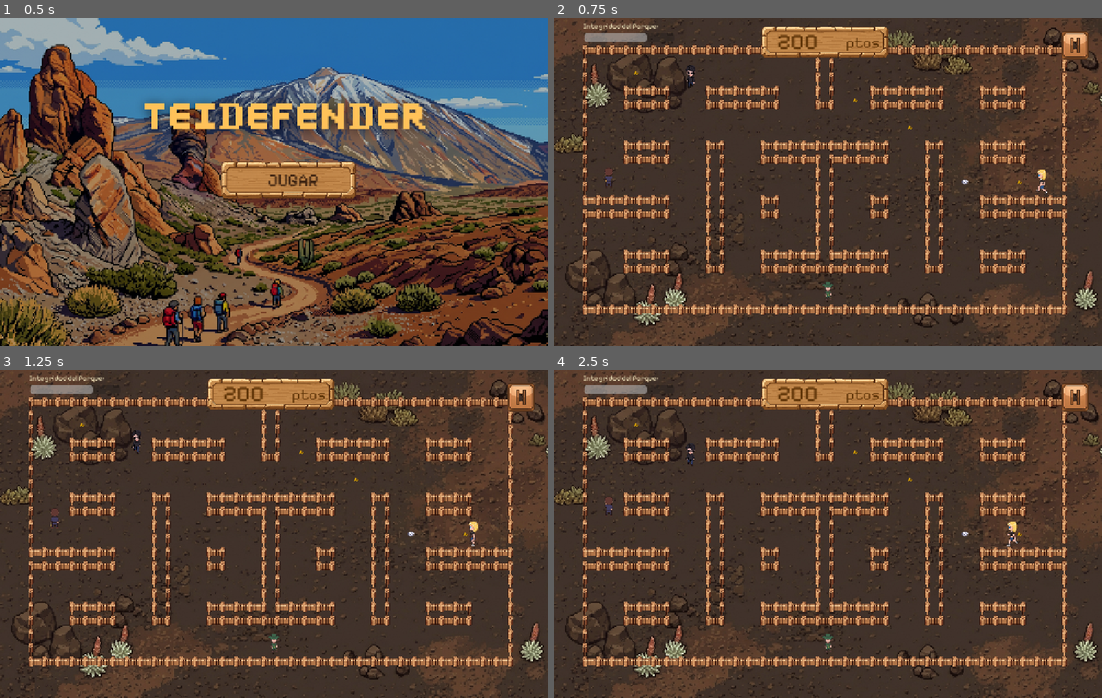
Above: before the commit, frames 1-4 (two rows, left to right).
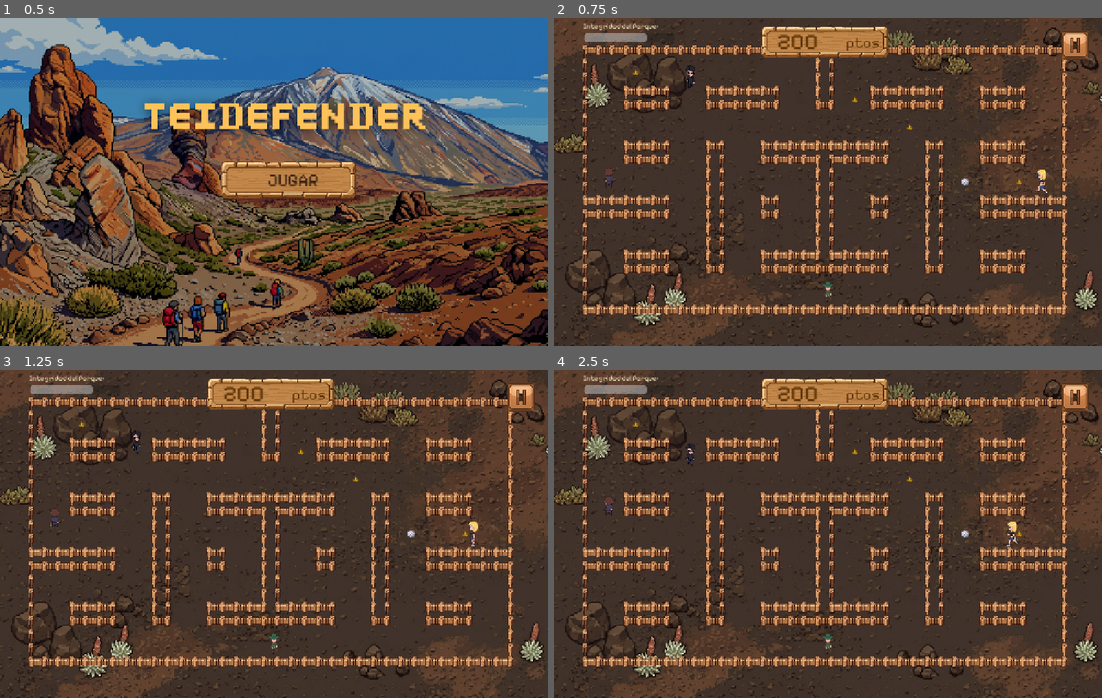
Above: after the commit, the same moments.

Repository: kiaramaldonado/teidefender
Game: Godot game, scene res://escenas/MenuPrincipal.tscn
Two runs of this game, one before a commit and one after it. Both use one fixed random seed, a clock stepped at 60 frames per second and the inputs below. Sound files missing from this copy of the repository are replaced by a short silence.
Inputs (mouse positions are in pixels of both pictures, inside the frame that each line leads up to):
- Up to frame 1 (0.5 s): no input
- Up to frame 2 (0.75 s): click "JUGAR" at 0.5 s
- Up to frame 3 (1.25 s): no input
- Up to frame 4 (2.5 s): click (1074, 396) at 1.25 s; click "REANUDAR" at 2 s

Frame 1 is identical in both runs. In frame 2, less than 0.1% of the frame differs, in the area x 14-86%, y 15-52%; in frame 3, less than 0.1%; in frame 4, less than 0.1%.

Commit message:
feat(items): scale up trash, violets and barraquitos for better visibility

Diff:
--- a/escenas/Basura.tscn
+++ b/escenas/Basura.tscn
@@ -41,6 +41,7 @@
 script = ExtResource("1_6yoek")
 
 [node name="Sprite" type="AnimatedSprite2D" parent="." unique_id=2129833319]
+scale = Vector2(1.3, 1.3)
 sprite_frames = SubResource("SpriteFrames_nnkp6")
 animation = &"platano"
 
--- a/escenas/PowerUpBarraquito.tscn
+++ b/escenas/PowerUpBarraquito.tscn
@@ -15,5 +15,5 @@
 shape = SubResource("CircleShape2D_n3tx1")
 
 [node name="Sprite2D" type="Sprite2D" parent="." unique_id=1792819528]
-scale = Vector2(0.5, 0.5)
+scale = Vector2(0.7, 0.7)
 texture = ExtResource("1_b3r20")
--- a/escenas/VioletaTeide.tscn
+++ b/escenas/VioletaTeide.tscn
@@ -12,7 +12,7 @@
 script = ExtResource("1_viol1")
 
 [node name="Sprite2D" type="Sprite2D" parent="." unique_id=111111102]
-scale = Vector2(0.5, 0.5)
+scale = Vector2(0.7, 0.7)
 texture = ExtResource("2_viol1")
 
 [node name="Colision" type="CollisionShape2D" parent="." unique_id=111111103]
